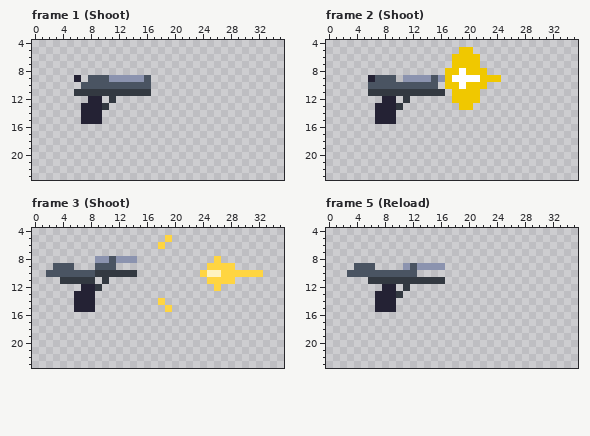
Two states of a pixel-art file, assets/Pistol.ase. Above is the file before it was changed.
48x24 pixels, 16 frames. Shown: frame 1 (Shoot): x 0..35, y 4..23; frame 2 (Shoot): x 0..35, y 4..23; frame 3 (Shoot): x 0..35, y 4..23; frame 5 (Reload): x 0..35, y 4..23. The commit also changed other frames, which this record leaves out.
After:
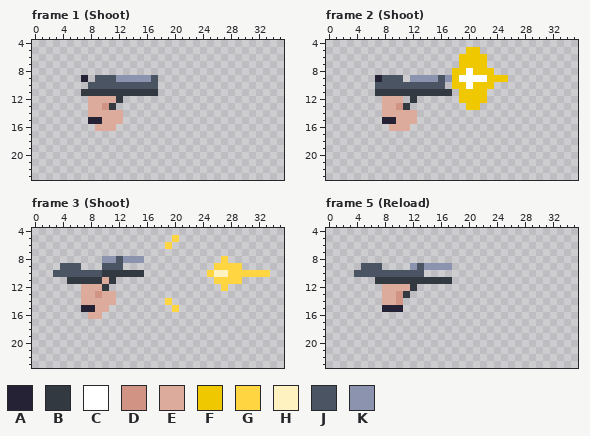
Palette (. is transparent): A #242234  B #333941  C #ffffff  D #d19384  E #dcab9b  F #f0c800  G #ffd541  H #fef3c0  J #4a5462  K #8b93af
The edit:
layer "Weapon" added
layer "Hands" added
layer "Layer 1" removed
Frame 1 (Shoot):
y 9: x 6..8 A.J -> .A.; x 11 K -> J; x 16..17 J. -> KJ
y 10: x 7 J -> .; x 17 . -> J
y 11: x 6 B -> .; x 17 . -> B
y 12: x 8..12 AA.B. -> EEEEB
y 13: x 7..11 AAAB. -> .EEDB
y 14: x 7..12 AAA... -> .EEEEE
y 15: x 7 A -> .; x 10..12 ... -> EEE
y 16: x 9..11 ... -> EEE
Frame 2 (Shoot):
y 5: x 19 F -> .; x 21 . -> F
y 6..7: x 18 F -> .; x 22 . -> F
y 8: x 17 F -> .; x 19..20 CF -> FC; x 23 . -> F
y 9: x 6..7 AJ -> .A; x 10..11 .K -> J.; x 15..18 JKFC -> KJKF; x 22 F -> C; x 25 . -> F
y 10: x 6 J -> .; x 16..17 .F -> J.; x 19..20 CF -> FC; x 23 . -> F
y 11: x 6 B -> .; x 17..18 .F -> B.; x 22 . -> F
y 12: x 8..12 AA.B. -> EEE.B; x 18 F -> .; x 22 . -> F
y 13: x 7..11 AAAB. -> .EEDB; x 19 F -> .; x 21 . -> F
y 14: x 7..12 AAA... -> .EEEEE
y 15: x 7 A -> .; x 10..12 ... -> EEE
y 16: x 9..11 ... -> EEE
Frame 3 (Shoot):
y 5: x 19..20 G. -> .G
y 6: x 18..19 G. -> .G
y 8: x 9 K -> .; x 11..12 JK -> KJ; x 15 . -> K; x 26..27 G. -> .G
y 9: x 3 J -> .; x 6 . -> J; x 9 J -> .; x 12 . -> J; x 25 G -> .; x 29 . -> G
y 10: x 2 J -> .; x 9 B -> J; x 15 . -> B; x 24..25 GH -> .G; x 27 G -> H; x 33 . -> G
y 11: x 4 B -> .; x 9..11 .B. -> BEB; x 25 G -> .; x 29 . -> G
y 12: x 7..10 AAB. -> EEEB; x 26..27 G. -> .G
y 13: x 6..11 AAA... -> .EEDEE
y 14: x 6..11 AAA... -> .EEEEE; x 18..19 G. -> .G
y 15: x 6 A -> .; x 9..10 .. -> EE; x 19..20 G. -> .G
y 16: x 8..9 .. -> EE
Frame 5 (Reload):
y 9: x 4 J -> .; x 7 . -> J; x 11..13 KJK -> .KJ; x 17 . -> K
y 10: x 3 J -> .; x 13 . -> J
y 11: x 6 B -> .; x 17 . -> B
y 12: x 8..12 AA.B. -> EEEEB
y 13: x 7..11 AAAB. -> .EEDB
y 14: x 7..10 AAA. -> .EED
y 15: x 7 A -> .; x 10 . -> A
Changed places in both pictures, as pixel boxes (x1, y1, x2, y2):
changed: (74, 75, 158, 131)
changed: (368, 47, 508, 131)
changed: (46, 235, 179, 319)
changed: (200, 256, 242, 291)
added: (263, 270, 270, 277)
changed: (347, 263, 452, 312)
